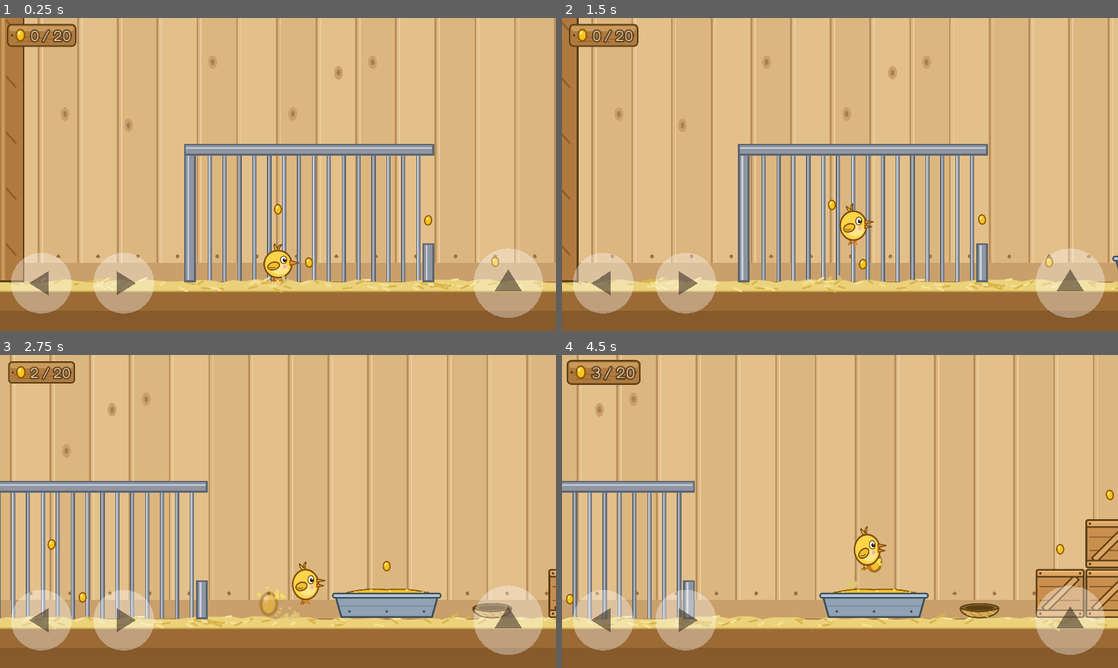
Above: before the commit, frames 1-4 (two rows, left to right).
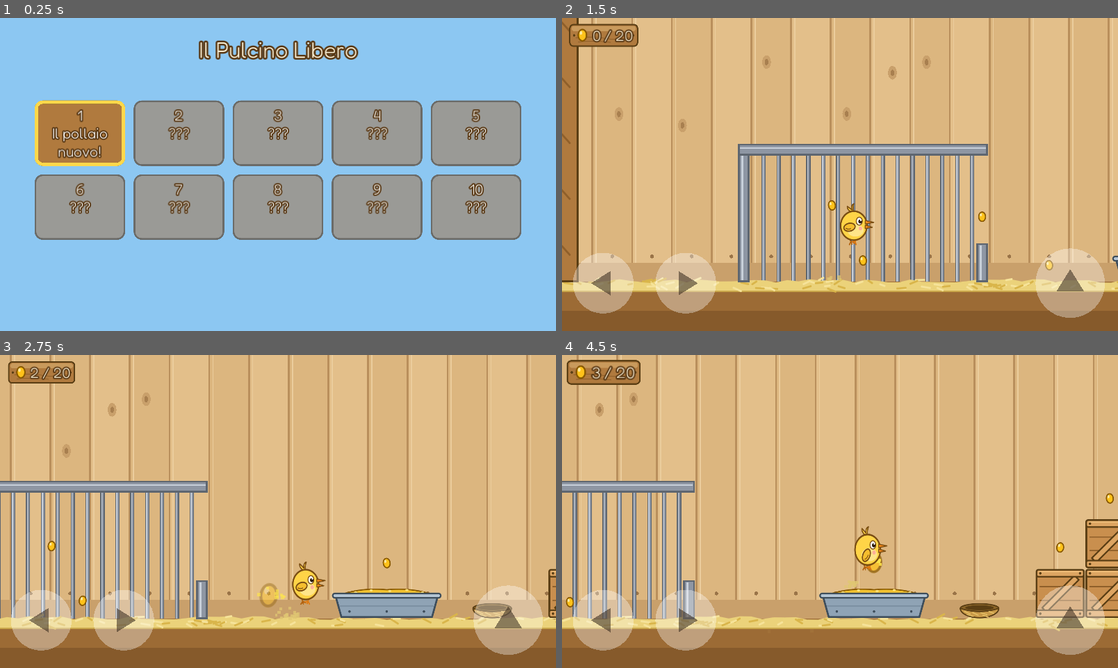
Above: after the commit, the same moments.

Repository: ricky80l/pulcino-libero
Game: Godot game, scene res://scenes/mappa.tscn
Same seed, same stepped clock (60 frames per second), same inputs: the game is played once before the commit and once after it. Before the commit the project starts from res://scenes/livello_1.tscn.
Inputs (mouse positions are in pixels of both pictures, inside the frame that each line leads up to):
- Up to frame 1 (0.25 s): no input
- Up to frame 2 (1.5 s): click (639, 133) at 0.5 s, where only the run after the commit has a clickable "1 Il pollaio nuovo!"; hold Right (move_right) from 1.28 s (still down); tap Space (jump) at 1.35 s
- Up to frame 3 (2.75 s): keep holding Right (move_right); tap Space (jump) at 1.52, 1.82, 2.1, 2.27, 2.57 s
- Up to frame 4 (4.5 s): release Right (move_right) at 2.78 s; hold Left (move_left) 2.78-3.53 s; tap Space (jump) at 2.85, 3.6, 3.77, 4.07, 4.35 s; hold Right (move_right) from 3.53 s (still down)

The runs differ from the first frame. In frame 1, 98% of the frame differs, in the area x 0-100%, y 0-100%; in frame 2, 0.3%; in frame 3, 0.4%; in frame 4, 0.4%.

Commit message:
Tappa 7: piu' livelli, mappa provvisoria e salvataggio dei progressi
Nuovo autoload Progressi: livelli sbloccati e record di chicchi salvati
in user:// (resta anche chiudendo il browser). Il gioco parte da una
mappa provvisoria con dieci tavolette; finire un livello sblocca il
successivo e riporta alla mappa.

Co-Authored-By: Claude Opus 5.5 <noreply@anthropic.com>

Diff:
--- a/project.godot
+++ b/project.godot
@@ -11,11 +11,12 @@
 [application]
 
 config/name="Il Pulcino Libero"
-run/main_scene="res://scenes/livello_1.tscn"
+run/main_scene="res://scenes/mappa.tscn"
 
 [autoload]
 
 Suoni="*res://scripts/suoni.gd"
+Progressi="*res://scripts/progressi.gd"
 
 [display]
 
--- /dev/null
+++ b/scenes/mappa.tscn
@@ -0,0 +1,8 @@
+[gd_scene load_steps=2 format=2]
+
+[ext_resource path="res://scripts/mappa.gd" type="Script" id=1]
+
+[node name="Mappa" type="Control"]
+anchor_right = 1.0
+anchor_bottom = 1.0
+script = ExtResource( 1 )
--- a/scripts/livello.gd
+++ b/scripts/livello.gd
@@ -1,5 +1,9 @@
 extends Node2D
 # Livello: conta i chicchi, accende i nidi e mostra il messaggio di fine quando il pulcino esce.
+# A fine livello salva i progressi e, premendo salto, torna alla mappa.
+
+export var numero := 1  # posizione del livello nel viaggio (1 = pollaio)
+export var frase_fine := "Sei scappato dal pollaio!"  # cosa dice il messaggio di fine
 
 var completato := false
 var chicchi_presi := 0
@@ -49,12 +53,13 @@
 	if corpo == player and not completato:
 		completato = true
 		player.set_physics_process(false)
-		testo_fine.text = "Sei scappato dal pollaio!\n\nChicchi: %d / %d\n\nPremi salto per rigiocare" % [chicchi_presi, chicchi_totali]
+		Progressi.livello_finito(numero, chicchi_presi, chicchi_totali)
+		testo_fine.text = "%s\n\nChicchi: %d / %d\n\nPremi salto per tornare alla mappa" % [frase_fine, chicchi_presi, chicchi_totali]
 		messaggio.visible = true
 		Suoni.suona("fine", 0.0)
 
 
 func _process(_delta):
-	# A livello finito, il tasto salto fa ricominciare
+	# A livello finito, il tasto salto riporta alla mappa
 	if completato and Input.is_action_just_pressed("jump"):
-		get_tree().reload_current_scene()
+		Progressi.torna_alla_mappa()
--- /dev/null
+++ b/scripts/mappa.gd
@@ -0,0 +1,91 @@
+extends Control
+# Mappa provvisoria: una tavoletta per ogni luogo del viaggio. Verrà sostituita dalla mappa disegnata (Tappa 8).
+# Si sceglie col dito, oppure con le frecce e il salto.
+
+const FONT_TITOLO = preload("res://assets/font/fredoka_messaggio.tres")
+const FONT_TAVOLETTE = preload("res://assets/font/fredoka_contatore.tres")
+
+const LEGNO := Color("b07a3e")
+const LEGNO_CHIARO := Color("c99a5c")
+const CONTORNO := Color("5a3e14")
+const BLOCCATO := Color("9a9a96")
+
+
+func _ready():
+	var sfondo := ColorRect.new()
+	sfondo.color = Color(0.55, 0.78, 0.95)
+	sfondo.anchor_right = 1.0
+	sfondo.anchor_bottom = 1.0
+	add_child(sfondo)
+
+	var titolo := Label.new()
+	titolo.text = "Il Pulcino Libero"
+	titolo.add_font_override("font", FONT_TITOLO)
+	titolo.add_color_override("font_color", Color(1, 0.96, 0.86))
+	titolo.align = Label.ALIGN_CENTER
+	titolo.anchor_right = 1.0
+	titolo.margin_top = 40
+	add_child(titolo)
+
+	var griglia := GridContainer.new()
+	griglia.columns = 5
+	griglia.add_constant_override("hseparation", 20)
+	griglia.add_constant_override("vseparation", 20)
+	griglia.rect_position = Vector2(80, 190)
+	add_child(griglia)
+
+	# Evidenzia l'ultimo livello giocato (o il primo giocabile), così si sceglie anche con le frecce
+	var da_selezionare: Button = null
+	for i in range(Progressi.LIVELLI.size()):
+		var numero := i + 1
+		var tavoletta := _crea_tavoletta(numero)
+		griglia.add_child(tavoletta)
+		if tavoletta.disabled:
+			continue
+		if da_selezionare == null or numero == Progressi.ultimo_giocato:
+			da_selezionare = tavoletta
+	if da_selezionare:
+		da_selezionare.grab_focus()
+
+
+func _crea_tavoletta(numero: int) -> Button:
+	var livello: Dictionary = Progressi.LIVELLI[numero - 1]
+	var b := Button.new()
+	b.rect_min_size = Vector2(208, 150)
+	b.add_font_override("font", FONT_TAVOLETTE)
+	b.add_color_override("font_color", Color(1, 0.96, 0.86))
+	b.add_color_override("font_color_hover", Color(1, 1, 1))
+	b.add_color_override("font_color_focus", Color(1, 1, 1))
+	b.add_color_override("font_color_disabled", Color(0.95, 0.95, 0.93))
+
+	var sbloccato := numero <= Progressi.sbloccato
+	var costruito: bool = livello["scena"] != ""
+	var testo := "%d\n%s\n" % [numero, livello["nome"]]
+	if not sbloccato:
+		testo = "%d\n???\n" % numero
+	elif not costruito:
+		testo += "presto!"
+	elif Progressi.finito(numero):
+		var r: Dictionary = Progressi.record[str(numero)]
+		testo += "%d / %d" % [int(r["presi"]), int(r["totale"])]
+	else:
+		testo += "nuovo!"
+	b.text = testo
+	b.disabled = not (sbloccato and costruito)
+
+	b.add_stylebox_override("normal", _stile(LEGNO, CONTORNO, 4))
+	b.add_stylebox_override("hover", _stile(LEGNO_CHIARO, CONTORNO, 4))
+	b.add_stylebox_override("pressed", _stile(CONTORNO, CONTORNO, 4))
+	b.add_stylebox_override("focus", _stile(Color(0, 0, 0, 0), Color("ffd84a"), 8))
+	b.add_stylebox_override("disabled", _stile(BLOCCATO, Color("6b6b68"), 4))
+	b.connect("pressed", Progressi, "gioca", [numero])
+	return b
+
+
+func _stile(sfondo: Color, bordo: Color, spessore: int) -> StyleBoxFlat:
+	var s := StyleBoxFlat.new()
+	s.bg_color = sfondo
+	s.border_color = bordo
+	s.set_border_width_all(spessore)
+	s.set_corner_radius_all(18)
+	return s
--- /dev/null
+++ b/scripts/progressi.gd
@@ -0,0 +1,66 @@
+extends Node
+# Progressi del giocatore, sempre disponibili come "Progressi".
+# Ricorda i livelli sbloccati e il record di chicchi, e li salva sul telefono (anche chiudendo il browser).
+
+const FILE := "user://progressi.json"
+
+# I dieci luoghi del viaggio. "scena" vuota = livello non ancora costruito.
+const LIVELLI := [
+	{"nome": "Il pollaio", "scena": "res://scenes/livello_1.tscn"},
+	{"nome": "Il cortile", "scena": ""},
+	{"nome": "L'orto", "scena": ""},
+	{"nome": "Il prato", "scena": ""},
+	{"nome": "Il bosco", "scena": ""},
+	{"nome": "Lo stagno", "scena": ""},
+	{"nome": "La collina", "scena": ""},
+	{"nome": "La grotta", "scena": ""},
+	{"nome": "Il paese", "scena": ""},
+	{"nome": "Il campanile", "scena": ""},
+]
+
+var sbloccato := 1  # numero del livello più avanti che si può giocare
+var record := {}  # numero livello (come testo) -> {"presi": n, "totale": n}
+var ultimo_giocato := 1
+
+
+func _ready():
+	carica()
+
+
+func livello_finito(numero: int, presi: int, totale: int):
+	var chiave := str(numero)
+	if not record.has(chiave) or presi > record[chiave]["presi"]:
+		record[chiave] = {"presi": presi, "totale": totale}
+	sbloccato = int(max(sbloccato, min(numero + 1, LIVELLI.size())))
+	salva()
+
+
+func finito(numero: int) -> bool:
+	return record.has(str(numero))
+
+
+func gioca(numero: int):
+	ultimo_giocato = numero
+	get_tree().change_scene(LIVELLI[numero - 1]["scena"])
+
+
+func torna_alla_mappa():
+	get_tree().change_scene("res://scenes/mappa.tscn")
+
+
+func salva():
+	var f := File.new()
+	if f.open(FILE, File.WRITE) == OK:
+		f.store_string(to_json({"sbloccato": sbloccato, "record": record}))
+		f.close()
+
+
+func carica():
+	var f := File.new()
+	if not f.file_exists(FILE) or f.open(FILE, File.READ) != OK:
+		return
+	var dati = parse_json(f.get_as_text())
+	f.close()
+	if typeof(dati) == TYPE_DICTIONARY:
+		sbloccato = int(dati.get("sbloccato", 1))
+		record = dati.get("record", {})
Not shown, changed: docs/index.html
Not shown, changed: docs/index.pck
